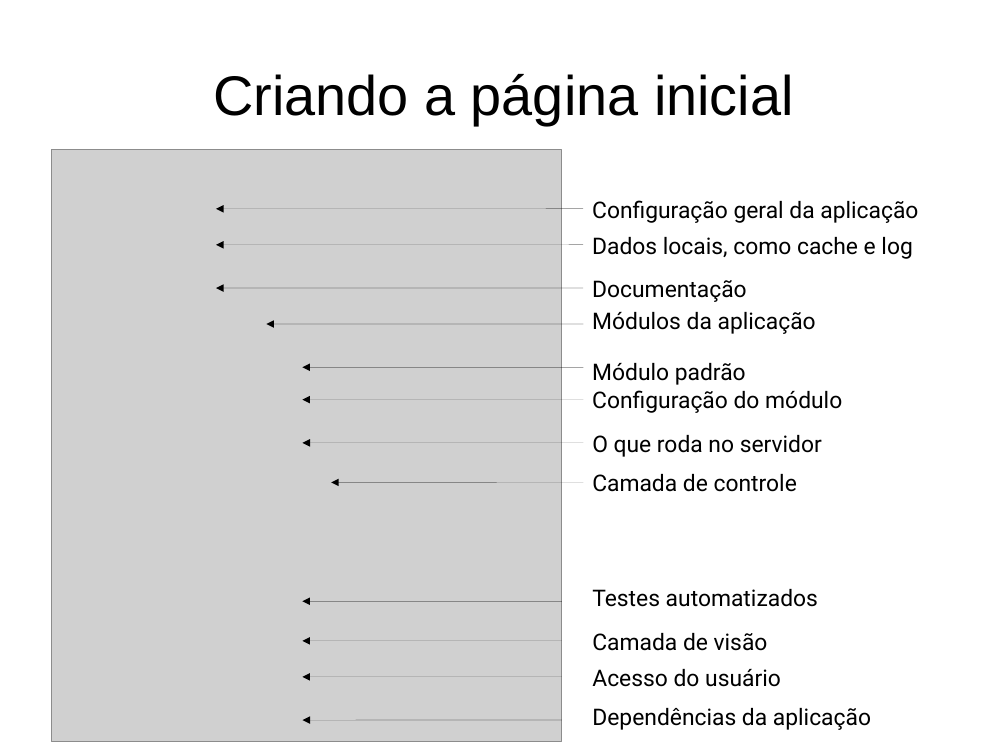
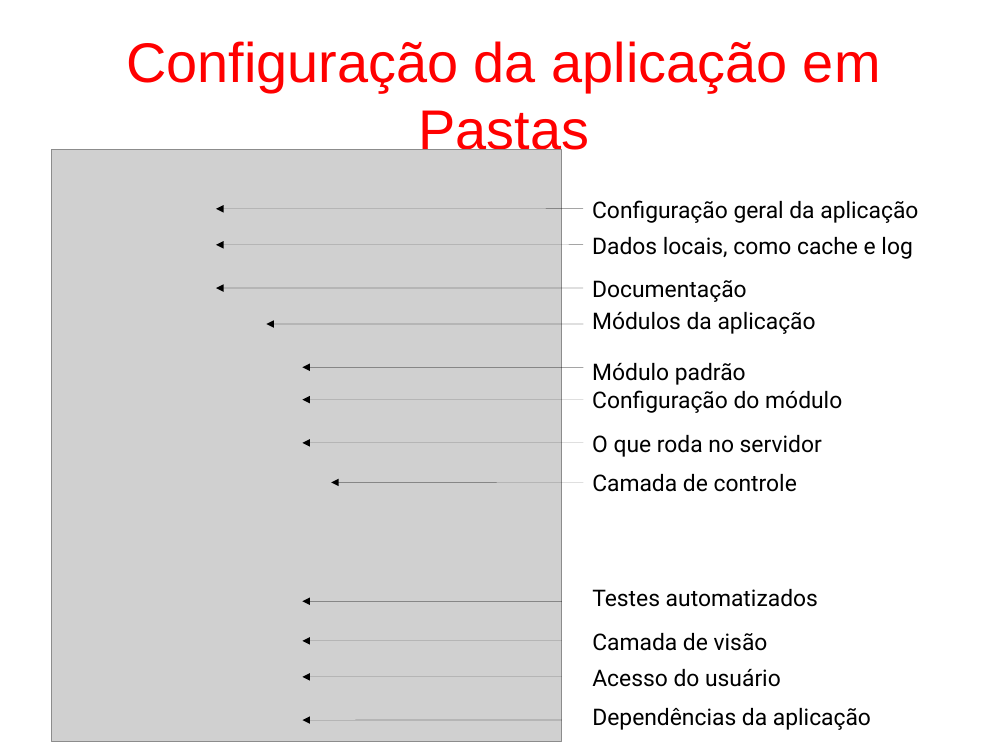
Before and after one commit to fgsl/lojasacme, a slide deck: slide 16 of docs/tutorial.odp. Drawn at 1008x756 pixels with LibreOffice and Linux fonts; fonts in the diff are those of the drawing; grey boxes stand for pictures. Boxes give left, top, right and bottom in pixels: in the first picture for what was removed or moved away, otherwise in the second. Text is boxed around its words. In the diff, an @@ line names an element or a change of style, - is before the commit and + after.

```diff
--- a/docs/tutorial.odp
+++ b/docs/tutorial.odp
@@ title at [126, 41, 881, 159]: text changed; text colour #000000 to #FF0000 @@
-Criando a página inicial
+Configuração da aplicação em Pastas
```
Also in this commit, not shown: 24 other slides changed, 9 slides added, 7 slides removed, 1 other file.
